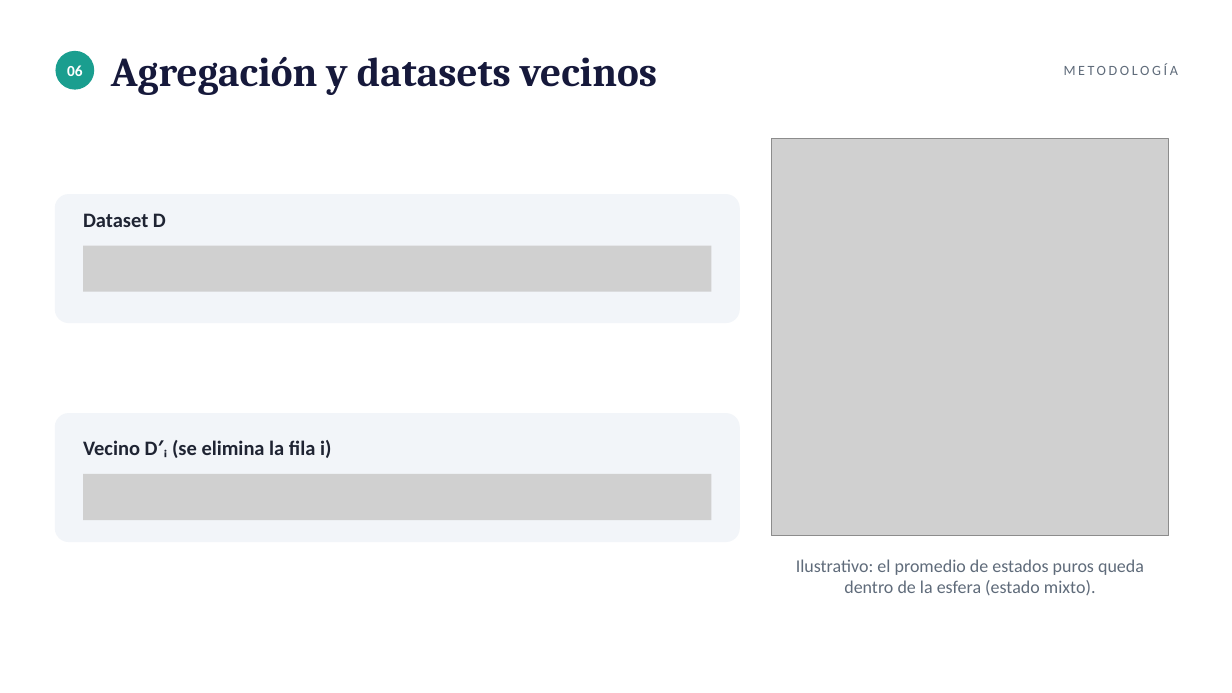
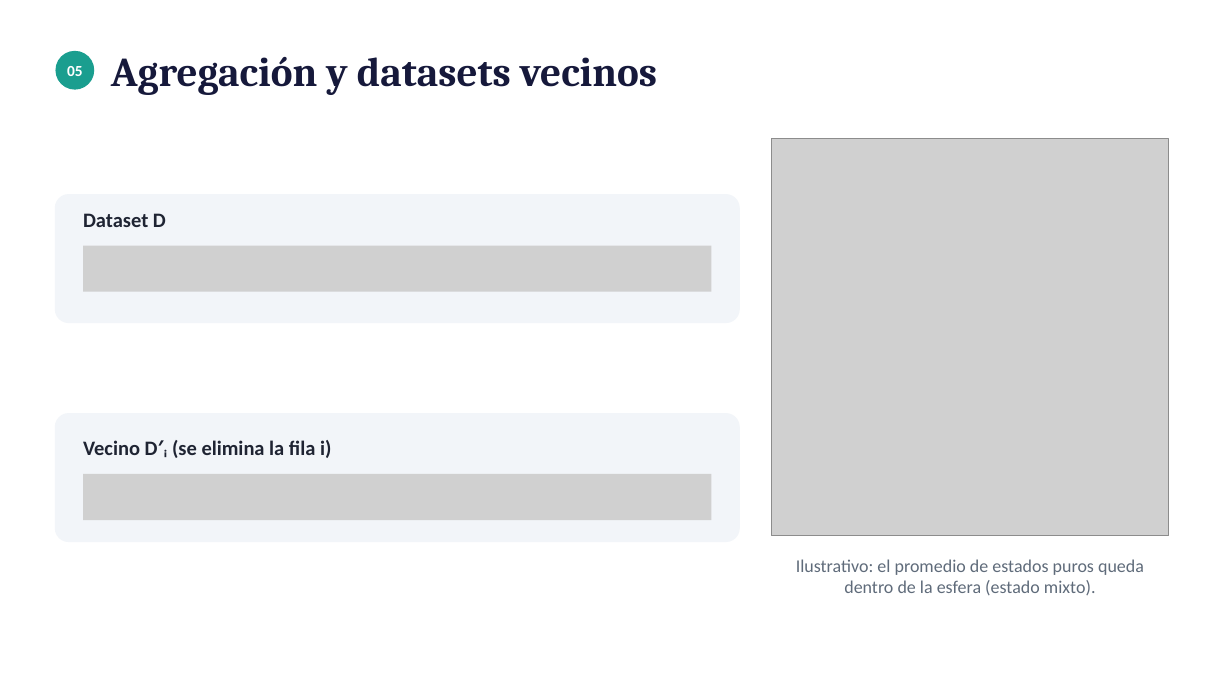
Before and after one commit to tomasSiSa18/TesisPregrado, a slide deck: slide 16 of PresentacionSemana8/PresentacionSemana8.pptx (slide 15 before the commit). Drawn at 1232x693 pixels with LibreOffice and Linux fonts; fonts in the diff are those of the drawing; grey boxes stand for pictures. Boxes give left, top, right and bottom in pixels: in the first picture for what was removed or moved away, otherwise in the second. Text is boxed around its words. In the diff, an @@ line names an element or a change of style, - is before the commit and + after.

```diff
--- a/PresentacionSemana8/PresentacionSemana8.pptx
+++ b/PresentacionSemana8/PresentacionSemana8.pptx
@@ text at box(67, 66, 83, 76): text changed @@
-06
+05
@@ text removed at box(1064, 63, 1178, 75) @@
-METODOLOGÍA
```
Also in this commit, not shown: 10 other slides changed, 4 slides added.
